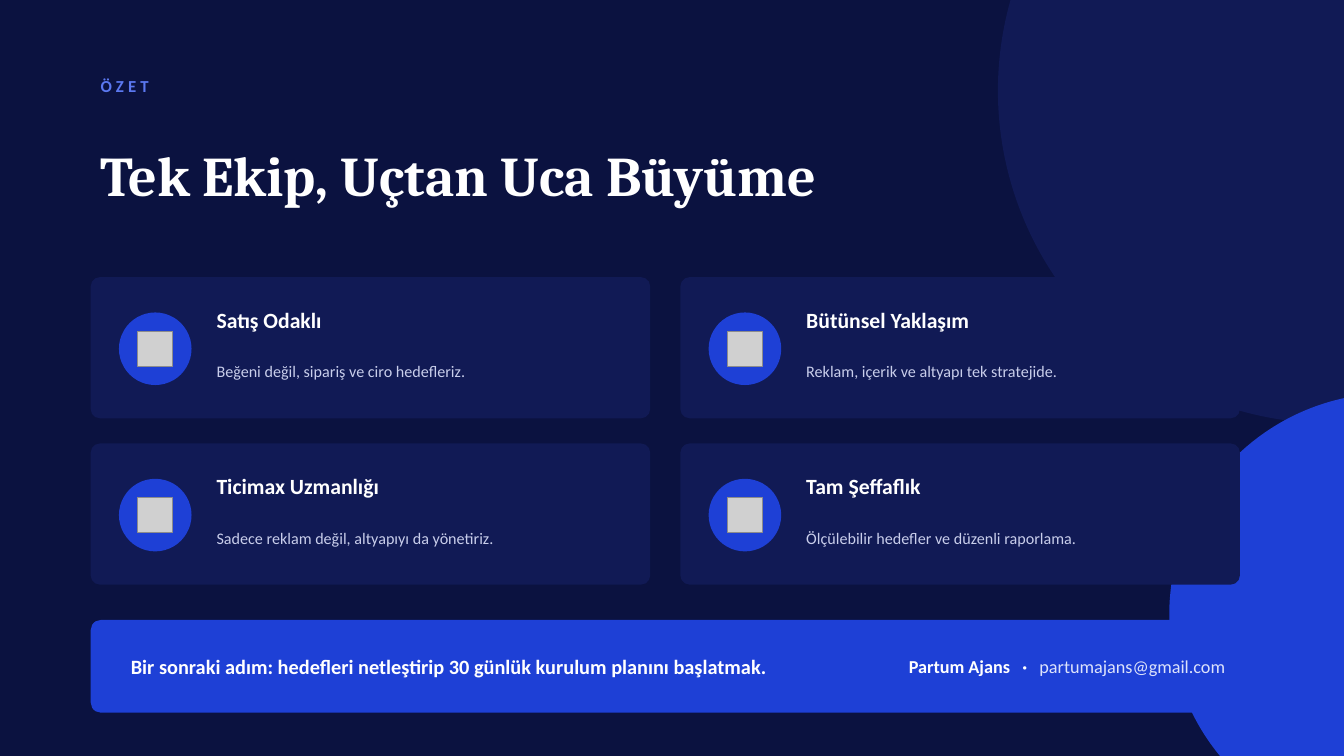
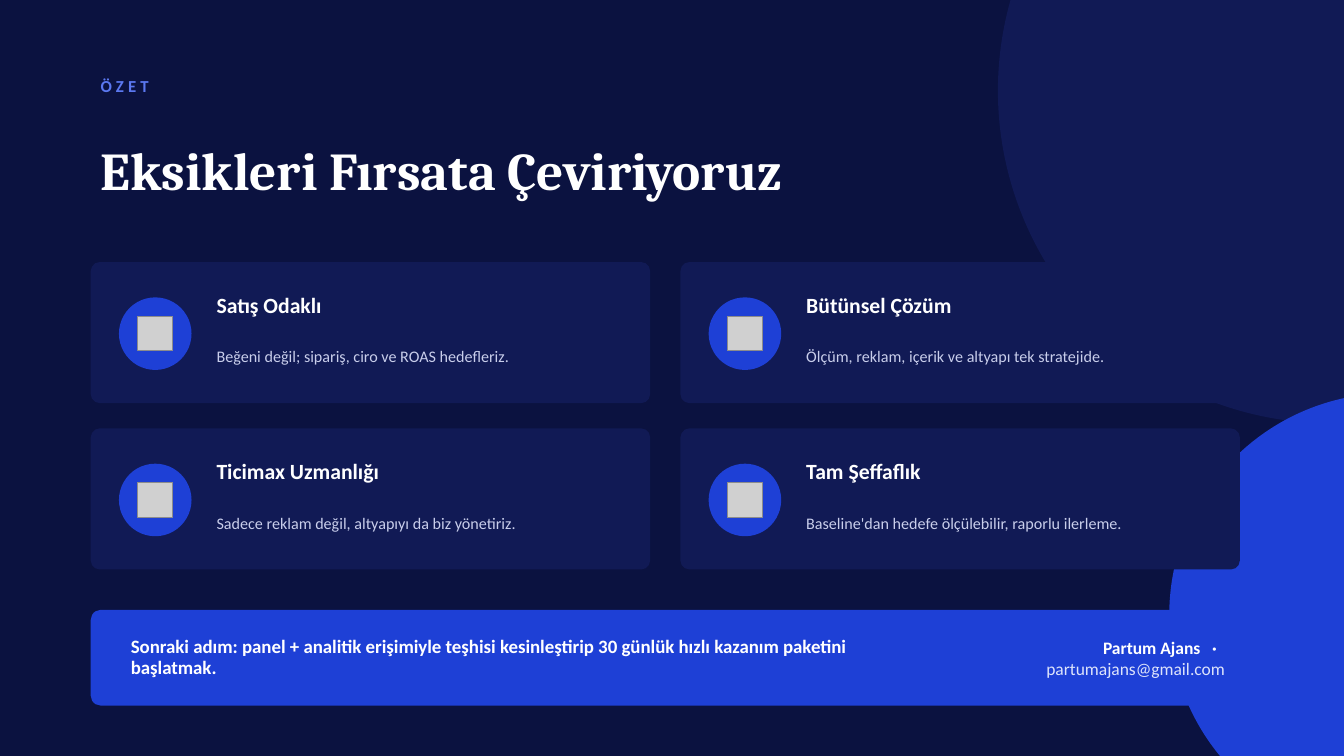
Before and after one commit to PartumAjans/partum, a slide deck: slide 11 of sunum/Ragyu-Dijital-Pazarlama-Sunumu.pptx. Drawn at 1344x756 pixels with LibreOffice and Linux fonts; fonts in the diff are those of the drawing; grey boxes stand for pictures. Boxes give left, top, right and bottom in pixels: in the first picture for what was removed or moved away, otherwise in the second. Text is boxed around its words. In the diff, an @@ line names an element or a change of style, - is before the commit and + after.

```diff
--- a/sunum/Ragyu-Dijital-Pazarlama-Sunumu.pptx
+++ b/sunum/Ragyu-Dijital-Pazarlama-Sunumu.pptx
@@ text at [101,153,782,201]: text changed; size 40 to 38 pt @@
-Tek Ekip, Uçtan Uca Büyüme
+Eksikleri Fırsata Çeviriyoruz
@@ 4 pictures, 4 rounded rectangles, 4 ellipses, 3 texts: place and size @@
-4 pictures, 4 rounded rectangles, 4 ellipses, 3 texts at [91,277,1240,585]
+4 pictures, 4 rounded rectangles, 4 ellipses, 3 texts at [91,262,1240,570]
@@ text at [806,297,952,317]: text changed @@
-Bütünsel Yaklaşım
+Bütünsel Çözüm
@@ text at [217,351,509,365]: text changed @@
-Beğeni değil, sipariş ve ciro hedefleriz.
+Beğeni değil; sipariş, ciro ve ROAS hedefleriz.
@@ text at [806,349,1104,365]: text changed @@
-Reklam, içerik ve altyapı tek stratejide.
+Ölçüm, reklam, içerik ve altyapı tek stratejide.
@@ text at [217,518,516,532]: text changed @@
-Sadece reklam değil, altyapıyı da yönetiriz.
+Sadece reklam değil, altyapıyı da biz yönetiriz.
@@ text at [806,518,1122,532]: text changed @@
-Ölçülebilir hedefler ve düzenli raporlama.
+Baseline'dan hedefe ölçülebilir, raporlu ilerleme.
@@ rounded rectangle: place and size @@
-rounded rectangle at [91,620,1255,713]
+rounded rectangle at [91,610,1255,706]
@@ rounded rectangle at [91,610,1255,706]: proportions changed @@
@@ text "Partum Ajans · partumajans@gmail.com": place and size @@
-text "Partum Ajans · partumajans@gmail.com" at [909,660,1225,676]
+text "Partum Ajans · partumajans@gmail.com" at [1046,642,1225,678]
@@ text "Partum Ajans · partumajans@gmail.com" at [1046,642,1225,678]: size 13 to 12.5 pt @@
@@ text at [131,639,846,677]: text changed; size 14.5 to 13.5 pt @@
-Bir sonraki adım: hedefleri netleştirip 30 günlük kurulum planını başlatmak.
+Sonraki adım: panel + analitik erişimiyle teşhisi kesinleştirip 30 günlük hızlı kazanım paketini başlatmak.
```
Also in this commit, not shown: 3 other slides changed, 7 slides added, 7 slides removed, 2 other files.
